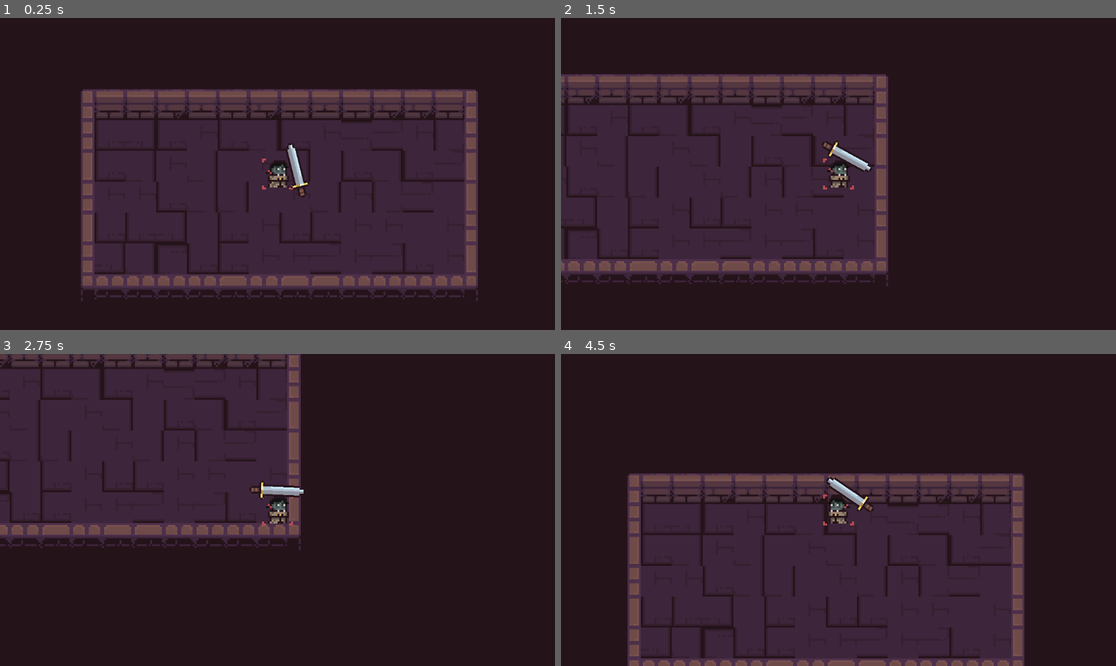
Above: before the commit, frames 1-4 (two rows, left to right).
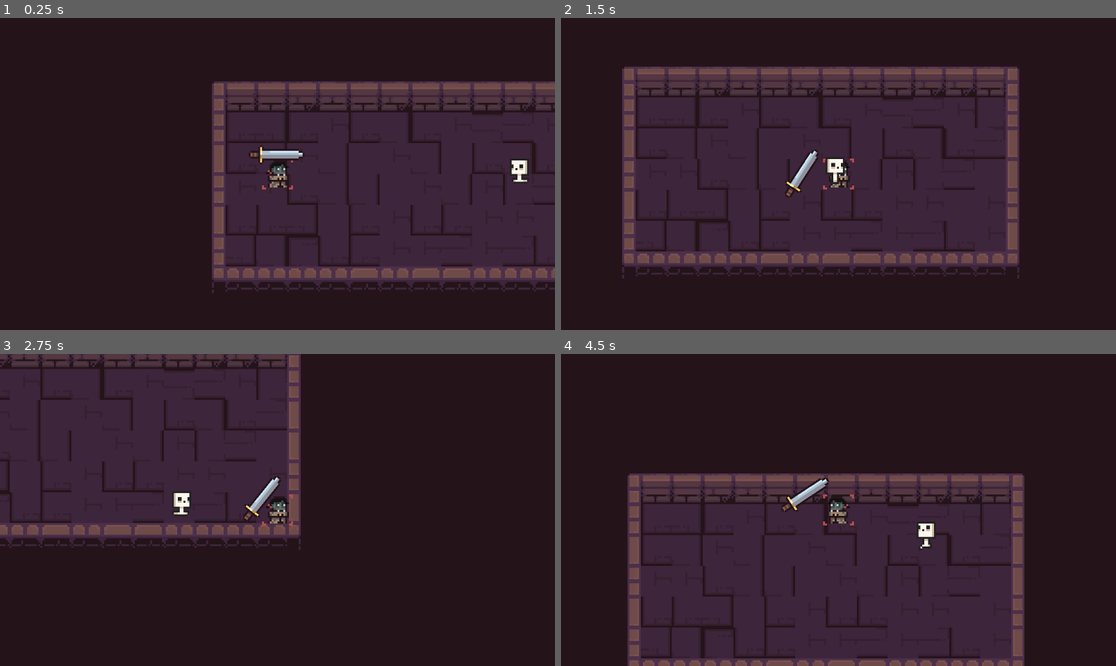
Above: after the commit, the same moments.

Repository: JustThomi/DivineDescent
Game: Godot game, scene res://src/scenes/demo_scene.tscn
Two runs of this game, one before a commit and one after it. Both use one fixed random seed, a clock stepped at 60 frames per second and the inputs below. The project has no main scene, so this scene is started directly.
Inputs (mouse positions are in pixels of both pictures, inside the frame that each line leads up to):
- Up to frame 1 (0.25 s): no input
- Up to frame 2 (1.5 s): move the mouse to (960, 158) at 0.52 s; hold D (right) 0.53-1.28 s; click (960, 158) at 0.6 s; move the mouse to (727, 189) at 1.27 s; hold S (down) from 1.28 s (still down); click (727, 189) at 1.35 s
- Up to frame 3 (2.75 s): move the mouse to (333, 441) at 2.02 s; release S (down) at 2.03 s; hold D (right) from 2.03 s (still down); tap Ctrl (roll) at 2.1 s; click (333, 441) at 2.3 s
- Up to frame 4 (4.5 s): move the mouse to (810, 572) at 2.77 s; release D (right) at 2.78 s; hold W (up) 2.78-3.53 s; right-click (810, 572) at 2.85 s; click (810, 572) at 3.05 s; move the mouse to (1005, 556) at 3.52 s; hold A (left) from 3.53 s (still down); click (1005, 556) at 3.6 s; move the mouse to (672, 463) at 4.27 s; click (672, 463) at 4.35 s

The runs differ from the first frame. In frame 1, 31% of the frame differs, in the area x 14-100%, y 20-91%; in frame 2, 29%; in frame 3, 0.7%; in frame 4, 0.8%.

Commit message:
add skeleton prototype plus cleanup

Diff:
--- a/project.godot
+++ b/project.godot
@@ -10,7 +10,7 @@
 
 [application]
 
-config/name="Roguelite MVP"
+config/name="Divine Descent"
 config/features=PackedStringArray("4.1", "Forward Plus")
 boot_splash/bg_color=Color(0.145098, 0.0745098, 0.101961, 1)
 config/icon="res://icon.svg"
@@ -56,6 +56,8 @@
 [layer_names]
 
 2d_physics/layer_1="Environment"
+2d_physics/layer_2="Player"
+2d_physics/layer_3="Mob"
 
 [rendering]
 
--- /dev/null
+++ b/src/actors/mobs/skeleton.gd
@@ -0,0 +1,54 @@
+extends CharacterBody2D
+
+@onready var animation := $AnimatedSprite2D
+# FOR DEBUG ONLY
+@export var player : CharacterBody2D
+
+const SPEED = 50.0
+var direction := Vector2.ZERO
+var health := 30
+
+enum {
+	IDLE,
+	RUN,
+}
+var state = RUN
+
+func take_damage(dmg : int):
+	health -= dmg
+	print("au")
+
+func get_player_direction():
+	direction = (player.position - position).normalized()
+
+# flip sprite TEMP FIX
+func flip_sprite():
+	if direction.x < 0:
+		animation.flip_h = true
+	elif direction.x > 0:
+		animation.flip_h = false
+
+func run():
+	if direction:
+		velocity = direction * SPEED
+	else:
+		velocity.x = move_toward(velocity.x, 0, SPEED)
+		velocity.y = move_toward(velocity.y, 0, SPEED)
+
+	move_and_slide()
+
+func _physics_process(_delta):
+	get_player_direction()
+
+	# temp killing lol
+	if health <= 0:
+		queue_free()
+
+	match state:
+		IDLE:
+			velocity = Vector2.ZERO
+			animation.play("idle")
+		RUN:
+			flip_sprite()
+			run()
+			animation.play("run")
--- /dev/null
+++ b/src/actors/mobs/skeleton.tscn
@@ -0,0 +1,64 @@
+[gd_scene load_steps=12 format=3 uid="uid://n5xy5c6413op"]
+
+[ext_resource type="Script" path="res://src/actors/mobs/skeleton.gd" id="1_m5dls"]
+[ext_resource type="Texture2D" uid="uid://c0egbd4xnwk4e" path="res://assets/mobs/skeleton/skelet_idle_anim_f0.png" id="1_rmk5v"]
+[ext_resource type="Texture2D" uid="uid://c55m68v8natum" path="res://assets/mobs/skeleton/skelet_idle_anim_f1.png" id="2_5d2df"]
+[ext_resource type="Texture2D" uid="uid://chk08dwxm73b3" path="res://assets/mobs/skeleton/skelet_idle_anim_f2.png" id="3_72pxj"]
+[ext_resource type="Texture2D" uid="uid://cj8dqtwkol0yb" path="res://assets/mobs/skeleton/skelet_idle_anim_f3.png" id="4_c3y7m"]
+[ext_resource type="Texture2D" uid="uid://d00a8gd48irnu" path="res://assets/mobs/skeleton/skelet_run_anim_f0.png" id="5_3lshs"]
+[ext_resource type="Texture2D" uid="uid://jw7bcvpats57" path="res://assets/mobs/skeleton/skelet_run_anim_f1.png" id="6_nml33"]
+[ext_resource type="Texture2D" uid="uid://vxlp777f0ywy" path="res://assets/mobs/skeleton/skelet_run_anim_f2.png" id="7_hikb4"]
+[ext_resource type="Texture2D" uid="uid://bef3cp1lp5rtx" path="res://assets/mobs/skeleton/skelet_run_anim_f3.png" id="8_6j2fl"]
+
+[sub_resource type="RectangleShape2D" id="RectangleShape2D_rt2r7"]
+size = Vector2(8, 12)
+
+[sub_resource type="SpriteFrames" id="SpriteFrames_rxnn6"]
+animations = [{
+"frames": [{
+"duration": 1.0,
+"texture": ExtResource("1_rmk5v")
+}, {
+"duration": 1.0,
+"texture": ExtResource("2_5d2df")
+}, {
+"duration": 1.0,
+"texture": ExtResource("3_72pxj")
+}, {
+"duration": 1.0,
+"texture": ExtResource("4_c3y7m")
+}],
+"loop": true,
+"name": &"idle",
+"speed": 5.0
+}, {
+"frames": [{
+"duration": 1.0,
+"texture": ExtResource("5_3lshs")
+}, {
+"duration": 1.0,
+"texture": ExtResource("6_nml33")
+}, {
+"duration": 1.0,
+"texture": ExtResource("7_hikb4")
+}, {
+"duration": 1.0,
+"texture": ExtResource("8_6j2fl")
+}],
+"loop": true,
+"name": &"run",
+"speed": 5.0
+}]
+
+[node name="Skeleton" type="CharacterBody2D"]
+collision_layer = 4
+script = ExtResource("1_m5dls")
+
+[node name="CollisionShape2D" type="CollisionShape2D" parent="."]
+position = Vector2(0, 1)
+shape = SubResource("RectangleShape2D_rt2r7")
+
+[node name="AnimatedSprite2D" type="AnimatedSprite2D" parent="."]
+sprite_frames = SubResource("SpriteFrames_rxnn6")
+animation = &"idle"
+autoplay = "idle"
--- a/src/actors/player/player.gd
+++ b/src/actors/player/player.gd
@@ -3,8 +3,9 @@
 # TODO add camera script for better experience
 @onready var animation := $AnimatedSprite2D
 @onready var hitbox := $HitBox
+@onready var weapon_holder := $Weapons
 
-# TEMP ANIM FOR TESTING ROLL
+# TEMP ANIM FOR TESTING
 @onready var animation_player := $AnimationPlayer
 
 const SPEED := 100
@@ -63,7 +64,8 @@
 
 func _physics_process(delta):
 	get_input()
-	weapon.move(get_global_mouse_position())
+#	weapon.move(get_global_mouse_position())
+	weapon_holder.look_at(get_global_mouse_position())
 
 	match state:
 		IDLE:
--- a/src/actors/player/player.tscn
+++ b/src/actors/player/player.tscn
@@ -85,6 +85,7 @@
 }
 
 [node name="Player" type="CharacterBody2D"]
+collision_layer = 2
 script = ExtResource("1_oltg7")
 
 [node name="CollisionShape2D" type="CollisionShape2D" parent="."]
--- a/src/actors/player/weapons/weapon.gd
+++ b/src/actors/player/weapons/weapon.gd
@@ -1,10 +1,13 @@
 extends Node2D
 class_name Weapon
+
+@onready var animation := $AnimationPlayer
 
 @export var ranged_weapon: bool = false
 @export var rotation_offset: int = 0
 
 var can_special_attack: bool = true
+var basic_attack_damage = 10
 
 func move(mouse_direction: Vector2) -> void:
 	if ranged_weapon:
@@ -17,7 +20,10 @@
 			scale.y = 1
 
 func basic_attack():
-	print("basic AF")
+	animation.play("swing")
 
 func special_attack():
 	print("DAMN SON THAT'S SPECIAL")
+
+func _on_hurt_box_body_entered(body):
+	body.take_damage(basic_attack_damage)
--- a/src/actors/player/weapons/weapon.tscn
+++ b/src/actors/player/weapons/weapon.tscn
@@ -1,7 +1,143 @@
-[gd_scene load_steps=3 format=3 uid="uid://bpssre56um4h"]
+[gd_scene load_steps=7 format=3 uid="uid://bpssre56um4h"]
 
 [ext_resource type="Script" path="res://src/actors/player/weapons/weapon.gd" id="1_nlqa2"]
 [ext_resource type="Texture2D" uid="uid://dg7ppjlyga70b" path="res://assets/weapons/sword.png" id="2_q32gy"]
+
+[sub_resource type="Animation" id="Animation_u66gh"]
+length = 0.001
+tracks/0/type = "value"
+tracks/0/imported = false
+tracks/0/enabled = true
+tracks/0/path = NodePath("Sprite2D:position")
+tracks/0/interp = 1
+tracks/0/loop_wrap = true
+tracks/0/keys = {
+"times": PackedFloat32Array(0),
+"transitions": PackedFloat32Array(1),
+"update": 0,
+"values": [Vector2(0, -10)]
+}
+tracks/1/type = "value"
+tracks/1/imported = false
+tracks/1/enabled = true
+tracks/1/path = NodePath("Sprite2D:rotation")
+tracks/1/interp = 1
+tracks/1/loop_wrap = true
+tracks/1/keys = {
+"times": PackedFloat32Array(0),
+"transitions": PackedFloat32Array(1),
+"update": 0,
+"values": [0.0]
+}
+tracks/2/type = "value"
+tracks/2/imported = false
+tracks/2/enabled = true
+tracks/2/path = NodePath("HurtBox:position")
+tracks/2/interp = 1
+tracks/2/loop_wrap = true
+tracks/2/keys = {
+"times": PackedFloat32Array(0),
+"transitions": PackedFloat32Array(1),
+"update": 0,
+"values": [Vector2(0, 0)]
+}
+tracks/3/type = "value"
+tracks/3/imported = false
+tracks/3/enabled = true
+tracks/3/path = NodePath("HurtBox:rotation")
+tracks/3/interp = 1
+tracks/3/loop_wrap = true
+tracks/3/keys = {
+"times": PackedFloat32Array(0),
+"transitions": PackedFloat32Array(1),
+"update": 0,
+"values": [0.0]
+}
+tracks/4/type = "value"
+tracks/4/imported = false
+tracks/4/enabled = true
+tracks/4/path = NodePath("HurtBox:monitoring")
+tracks/4/interp = 1
+tracks/4/loop_wrap = true
+tracks/4/keys = {
+"times": PackedFloat32Array(0),
+"transitions": PackedFloat32Array(1),
+"update": 1,
+"values": [false]
+}
+
+[sub_resource type="Animation" id="Animation_vepx3"]
+resource_name = "swing"
+length = 0.4
+tracks/0/type = "value"
+tracks/0/imported = false
+tracks/0/enabled = true
+tracks/0/path = NodePath("Sprite2D:position")
+tracks/0/interp = 2
+tracks/0/loop_wrap = true
+tracks/0/keys = {
+"times": PackedFloat32Array(0, 0.1, 0.2, 0.3, 0.4),
+"transitions": PackedFloat32Array(1, 1, 1, 1, 1),
+"update": 0,
+"values": [Vector2(0, -10), Vector2(20, 0), Vector2(0, 20), Vector2(20, 0), Vector2(0, -10)]
+}
+tracks/1/type = "value"
+tracks/1/imported = false
+tracks/1/enabled = true
+tracks/1/path = NodePath("Sprite2D:rotation")
+tracks/1/interp = 2
+tracks/1/loop_wrap = true
+tracks/1/keys = {
+"times": PackedFloat32Array(0, 0.1, 0.2, 0.3, 0.4),
+"transitions": PackedFloat32Array(1, 1, 1, 1, 1),
+"update": 0,
+"values": [0.0, 1.5708, 6.28319, 1.5708, 0.0]
+}
+tracks/2/type = "value"
+tracks/2/imported = false
+tracks/2/enabled = true
+tracks/2/path = NodePath("HurtBox:position")
+tracks/2/interp = 1
+tracks/2/loop_wrap = true
+tracks/2/keys = {
+"times": PackedFloat32Array(0, 0.1, 0.2, 0.3, 0.4),
+"transitions": PackedFloat32Array(1, 1, 1, 1, 1),
+"update": 0,
+"values": [Vector2(0, 0), Vector2(10, 0), Vector2(0, 30), Vector2(10, 0), Vector2(0, 0)]
+}
+tracks/3/type = "value"
+tracks/3/imported = false
+tracks/3/enabled = true
+tracks/3/path = NodePath("HurtBox:rotation")
+tracks/3/interp = 1
+tracks/3/loop_wrap = true
+tracks/3/keys = {
+"times": PackedFloat32Array(0, 0.1, 0.2, 0.3, 0.4),
+"transitions": PackedFloat32Array(1, 1, 1, 1, 1),
+"update": 0,
+"values": [0.0, 1.5708, 6.28319, 1.5708, 0.0]
+}
+tracks/4/type = "value"
+tracks/4/imported = false
+tracks/4/enabled = true
+tracks/4/path = NodePath("HurtBox:monitoring")
+tracks/4/interp = 1
+tracks/4/loop_wrap = true
+tracks/4/keys = {
+"times": PackedFloat32Array(0, 0.4),
+"transitions": PackedFloat32Array(1, 1),
+"update": 1,
+"values": [true, false]
+}
+
+[sub_resource type="AnimationLibrary" id="AnimationLibrary_an8an"]
+_data = {
+"RESET": SubResource("Animation_u66gh"),
+"swing": SubResource("Animation_vepx3")
+}
+
+[sub_resource type="RectangleShape2D" id="RectangleShape2D_licec"]
+size = Vector2(22, 6)
 
 [node name="Sword" type="Node2D"]
 script = ExtResource("1_nlqa2")
@@ -10,3 +146,19 @@
 position = Vector2(0, -10)
 scale = Vector2(0.5, 0.5)
 texture = ExtResource("2_q32gy")
+
+[node name="AnimationPlayer" type="AnimationPlayer" parent="."]
+libraries = {
+"": SubResource("AnimationLibrary_an8an")
+}
+
+[node name="HurtBox" type="Area2D" parent="."]
+collision_layer = 2
+collision_mask = 4
+monitoring = false
+
+[node name="CollisionShape2D" type="CollisionShape2D" parent="HurtBox"]
+position = Vector2(2, -10)
+shape = SubResource("RectangleShape2D_licec")
+
+[connection signal="body_entered" from="HurtBox" to="." method="_on_hurt_box_body_entered"]
--- a/src/scenes/demo_scene.tscn
+++ b/src/scenes/demo_scene.tscn
@@ -1,7 +1,8 @@
-[gd_scene load_steps=3 format=3 uid="uid://bigveireosdym"]
+[gd_scene load_steps=4 format=3 uid="uid://bigveireosdym"]
 
 [ext_resource type="PackedScene" uid="uid://dqtq6a8gfnla4" path="res://src/actors/player/player.tscn" id="1_3vvsy"]
 [ext_resource type="TileSet" uid="uid://c52bn7uag64ou" path="res://assets/environment/env_tiles.tres" id="1_detj2"]
+[ext_resource type="PackedScene" uid="uid://n5xy5c6413op" path="res://src/actors/mobs/skeleton.tscn" id="3_h3ilt"]
 
 [node name="DemoScene" type="Node2D"]
 
@@ -11,7 +12,13 @@
 layer_0/tile_data = PackedInt32Array(-131075, 131072, 0, -131074, 65536, 0, -131073, 196608, 0, -196608, 65536, 0, -196 …(1662 unchanged characters)…
 
 [node name="Player" parent="." instance=ExtResource("1_3vvsy")]
-position = Vector2(-1, -4)
+position = Vector2(-69, 0)
 
 [node name="Camera2D" type="Camera2D" parent="Player"]
 zoom = Vector2(4, 4)
+
+[node name="Mobs" type="Node2D" parent="."]
+
+[node name="Skeleton" parent="Mobs" node_paths=PackedStringArray("player") instance=ExtResource("3_h3ilt")]
+position = Vector2(69, 0)
+player = NodePath("../../Player")
Renamed: assets/0x72_DungeonTilesetII_v1.7/frames/skelet_idle_anim_f0.png -> assets/mobs/skeleton/skelet_idle_anim_f0.png
Not shown, changed: assets/mobs/skeleton/skelet_idle_anim_f0.png.import
Renamed: assets/0x72_DungeonTilesetII_v1.7/frames/skelet_idle_anim_f1.png -> assets/mobs/skeleton/skelet_idle_anim_f1.png
Not shown, changed: assets/mobs/skeleton/skelet_idle_anim_f1.png.import
Renamed: assets/0x72_DungeonTilesetII_v1.7/frames/skelet_idle_anim_f2.png -> assets/mobs/skeleton/skelet_idle_anim_f2.png
Not shown, changed: assets/mobs/skeleton/skelet_idle_anim_f2.png.import
Renamed: assets/0x72_DungeonTilesetII_v1.7/frames/skelet_idle_anim_f3.png -> assets/mobs/skeleton/skelet_idle_anim_f3.png
Not shown, changed: assets/mobs/skeleton/skelet_idle_anim_f3.png.import
Renamed: assets/0x72_DungeonTilesetII_v1.7/frames/skelet_run_anim_f0.png -> assets/mobs/skeleton/skelet_run_anim_f0.png
Not shown, changed: assets/mobs/skeleton/skelet_run_anim_f0.png.import
Renamed: assets/0x72_DungeonTilesetII_v1.7/frames/skelet_run_anim_f1.png -> assets/mobs/skeleton/skelet_run_anim_f1.png
Not shown, changed: assets/mobs/skeleton/skelet_run_anim_f1.png.import
(and 4 more such lines)
